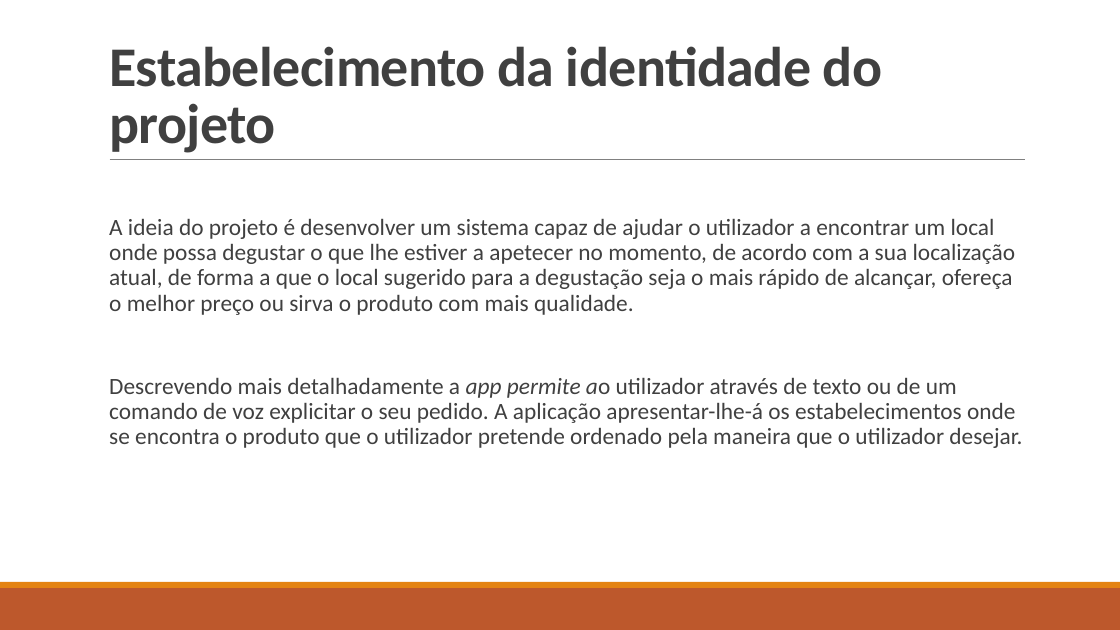
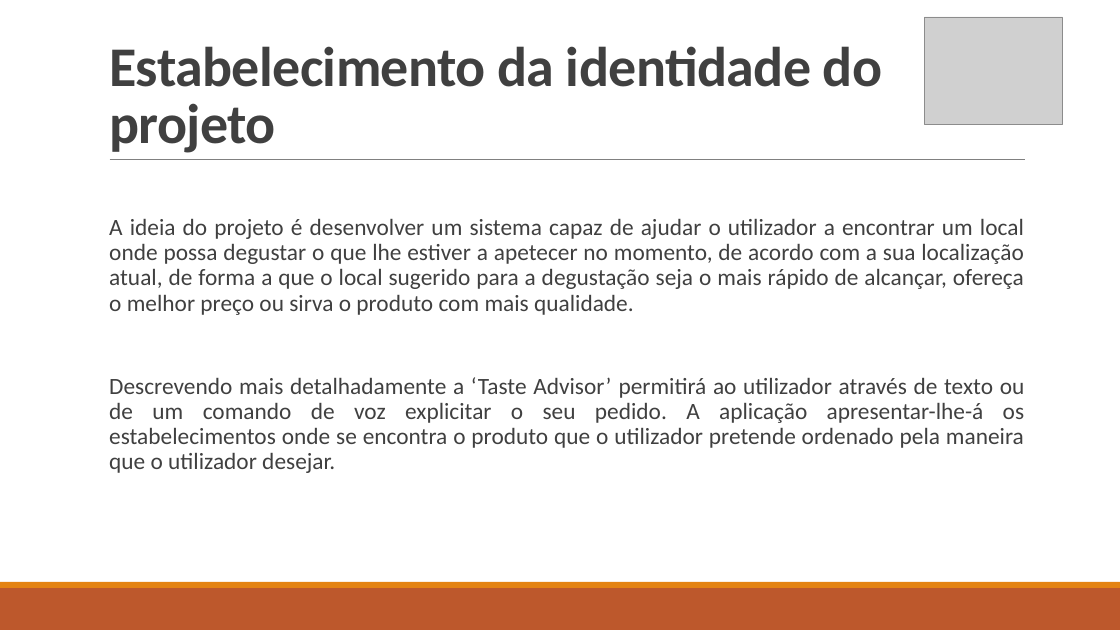
Before and after one commit to natawild/LI4-16-17, a slide deck: slide 9 of Etapa1/Apresentação1fase.pptx. Drawn at 1120x630 pixels with LibreOffice and Linux fonts; fonts in the diff are those of the drawing; grey boxes stand for pictures. Boxes give left, top, right and bottom in pixels: in the first picture for what was removed or moved away, otherwise in the second. Text is boxed around its words. In the diff, an @@ line names an element or a change of style, - is before the commit and + after.

Commit message:
apresentação mais bonita

```diff
--- a/Etapa1/Apresentação1fase.pptx
+++ b/Etapa1/Apresentação1fase.pptx
@@ picture added at bbox=[924, 17, 1062, 124] @@
@@ text at bbox=[109, 219, 1024, 315]: alignment left to justified @@
@@ text at bbox=[109, 377, 1025, 473]: text changed @@
-  Descrevendo mais detalhadamente a app permite ao utilizador através de texto ou de um comando de voz explicitar o seu pedido. A aplicação apresentar-lhe-á os estabelecimentos onde se encontra o produto que o utilizador pretende ordenado pela maneira que o utilizador desejar.
+  Descrevendo mais detalhadamente a ‘Taste Advisor’ permitirá ao utilizador através de texto ou de um comando de voz explicitar o seu pedido. A aplicação apresentar-lhe-á os estabelecimentos onde se encontra o produto que o utilizador pretende ordenado pela maneira que o utilizador desejar.
```
Also in this commit, not shown: 10 other slides changed, 1 slide added, 1 slide removed, 1 other file.
